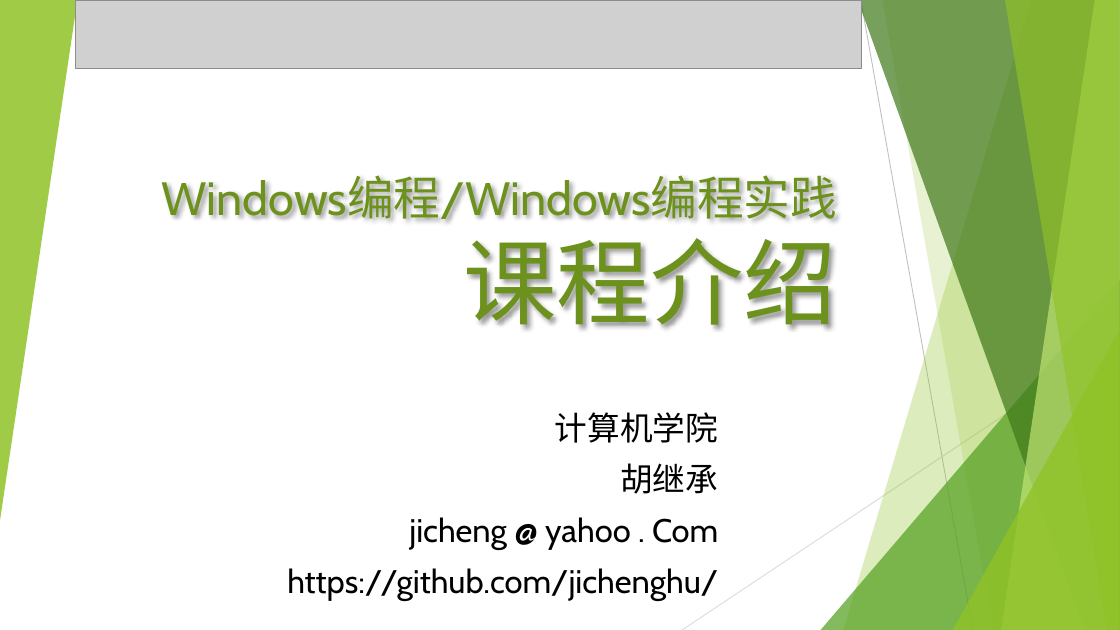
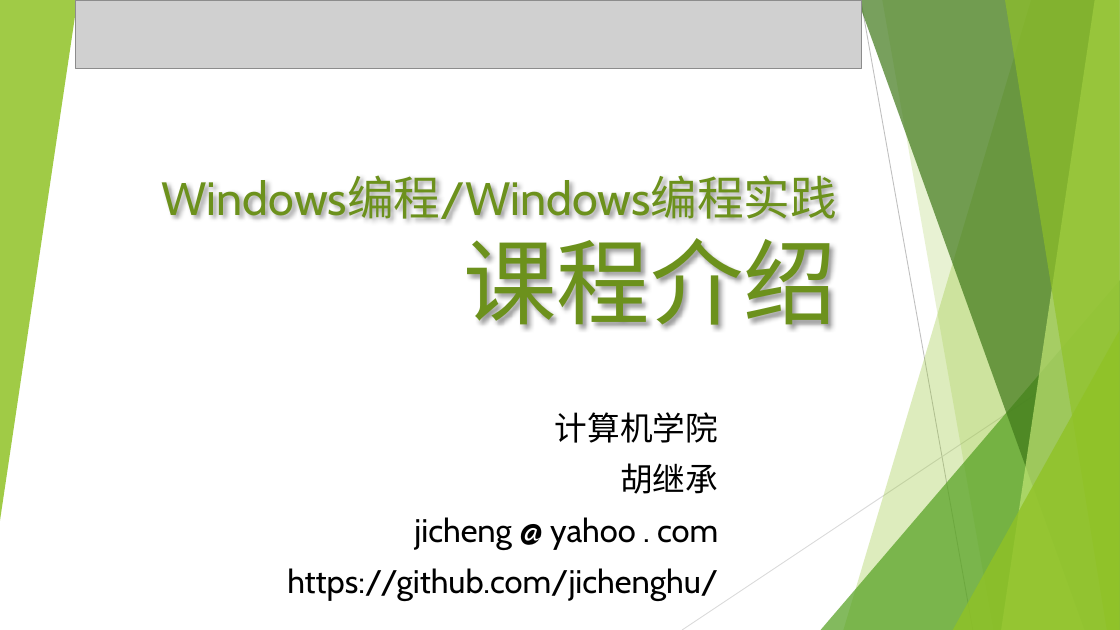
Before and after one commit to jichenghu/ppt_programmingWindows, a slide deck: slide 1 of introduction.pptx. Drawn at 1120x630 pixels with LibreOffice and Linux fonts; fonts in the diff are those of the drawing; grey boxes stand for pictures. Boxes give left, top, right and bottom in pixels: in the first picture for what was removed or moved away, otherwise in the second. Text is boxed around its words. In the diff, an @@ line names an element or a change of style, - is before the commit and + after.

```diff
--- a/introduction.pptx
+++ b/introduction.pptx
@@ subtitle at <box>414,517,718,550</box>: text changed @@
-jicheng @ yahoo . Com
+jicheng @ yahoo . com
```
Also in this commit, not shown: 1 other slide changed, 1 other file.
